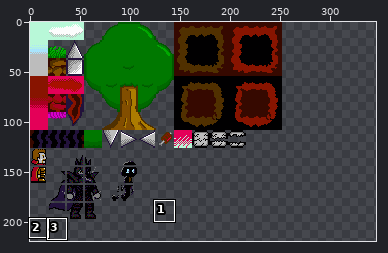
Sprite sheet, stored at android/assets/newtiles.png. The picture above shows the old version from afar; the outline marks the close-up.
Close-up. Before the commit:
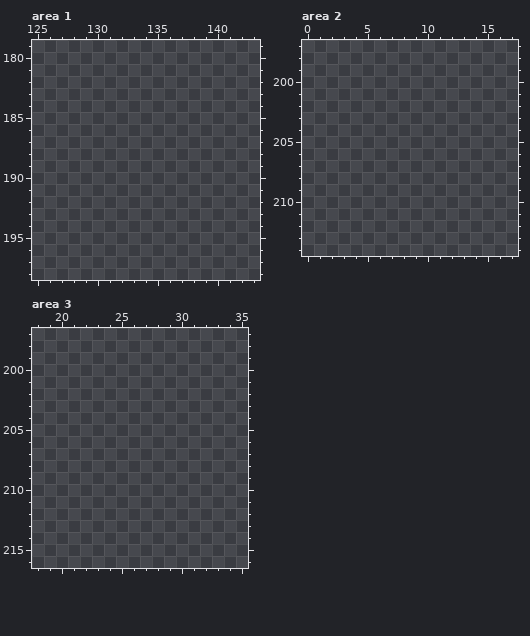
The file is 450x270 pixels. Colours within 5 levels of each other are drawn and written as one. Shown: area 1: x 125..143, y 179..198; area 2: x 0..17, y 197..214; area 3: x 18..35, y 197..216. The wide view leaves out empty margins. The commit also changed other parts of the picture, which this record leaves out.
Palette (. is transparent): 
After:
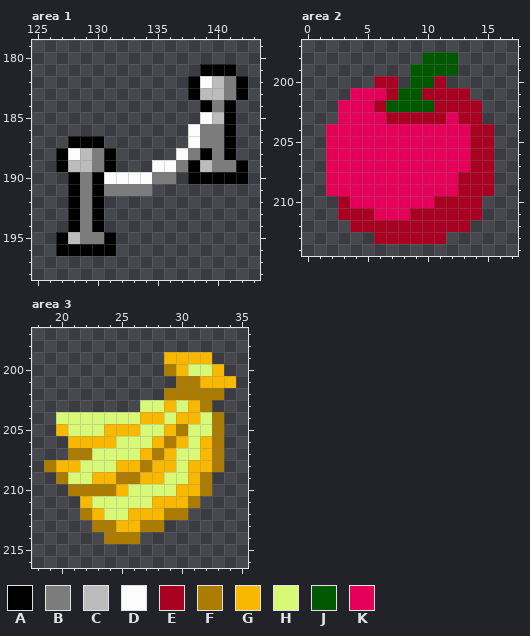
Colours new in this view: A #010001  B #7c7c7c  C #bcbcbc  D #fcfcfc  E #a80020  F #ac7c00  G #f8b800  H #d8f878  J #005800  K #e40058
Edits made:
Area 1:
y 181: x 139..141 ... -> AAA
y 182: x 138..142 ..... -> ADCBA
y 183: x 138..142 ..... -> ACCBA
y 184: x 139..141 ... -> ABA
y 185: x 139..141 ... -> DCA
y 186: x 138..141 .... -> DBBA
y 187: x 128..130 ... -> AAA; x 138..141 .... -> DBBA
y 188: x 127..131 ..... -> ADCBA; x 137..141 ..... -> DBABA
y 189: x 127..131 ..... -> ACCBA; x 135..142 ........ -> DDBACBBA
y 190: x 128..136 ......... -> ABADDDDBB; x 138..142 ..... -> AAAAA
y 191: x 128..134 ....... -> ABABBBB
y 192..194: x 128..130 ... -> ABA
y 195: x 127..131 ..... -> ACBBA
y 196: x 127..131 ..... -> AAAAA
Area 2:
y 198: x 10..12 ... -> JJJ
y 199: x 9..12 .... -> JJJJ
y 200: x 6..7 .. -> EE; x 9..11 ... -> JJE
y 201: x 4..13 .......... -> KKKEJJEEEE
y 202: x 3..14 ............ -> KKKEJJJJEEEE
y 203: x 3..14 ............ -> KKKKEEEEEKEE
y 204..207: x 2..15 .............. -> KKKKKKKKKKKKEE
y 208..209: x 2..15 .............. -> KKKKKKKKKKKEEE
y 210: x 3..14 ............ -> EKKKKKKKEEEE
y 211: x 3..14 ............ -> EEEKKKEEEEEE
y 212: x 4..13 .......... -> EEEEEEEEEE
y 213: x 6..11 ...... -> EEEEEE
Area 3:
y 199: x 29..32 .... -> GGGG
y 200: x 29..33 ..... -> FGHHG
y 201: x 30..34 ..... -> FFGGG
y 202: x 29..33 ..... -> FFFFF
y 203: x 27..32 ...... -> HHGHGF
y 204: x 20..33 .............. -> HHHHHHHGGHGGHF
y 205: x 20..33 .............. -> GHHHGGGHHGFHHF
y 206: x 21..33 ............. -> GGGGHHHGFGHGF
y 207: x 21..33 ............. -> FFHHHHGFGHHGF
y 208: x 19..33 ............... -> FGGHHHGGFGGHGGF
y 209: x 20..32 ............. -> FHHGGFFGGHHGF
y 210: x 21..32 ............ -> FFFFGHHHHGGF
y 211: x 22..31 .......... -> GHHHHHGGGF
y 212: x 22..30 ......... -> FGHHGGGFF
y 213: x 23..28 ...... -> FFGGFF
y 214: x 24..26 ... -> FFF
